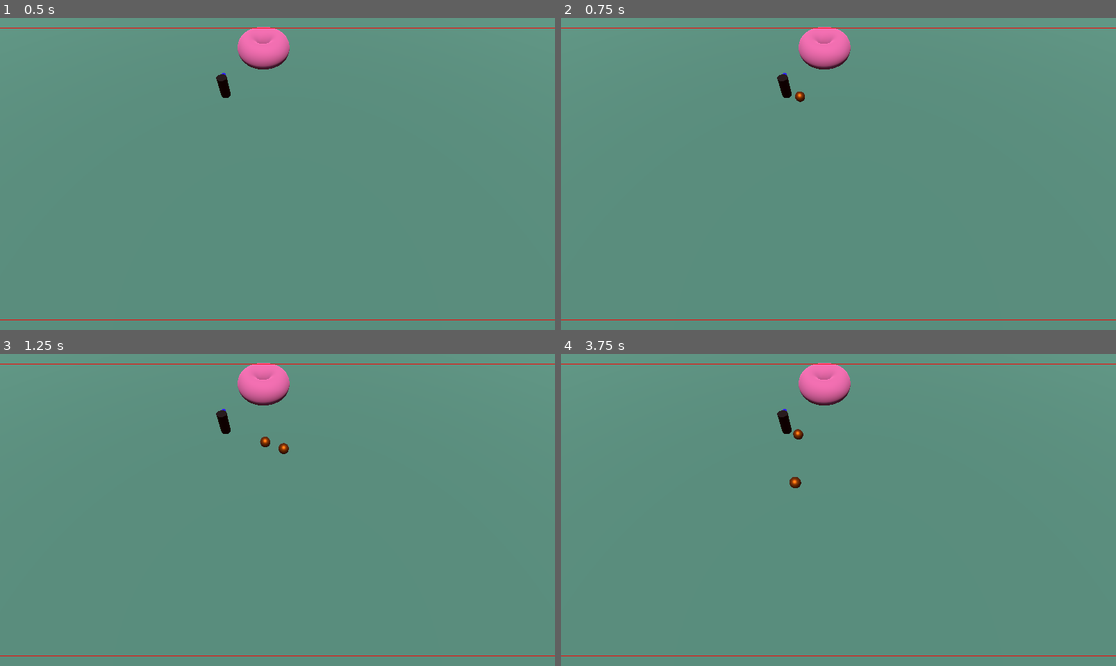
Above: before the commit, frames 1-4 (two rows, left to right).
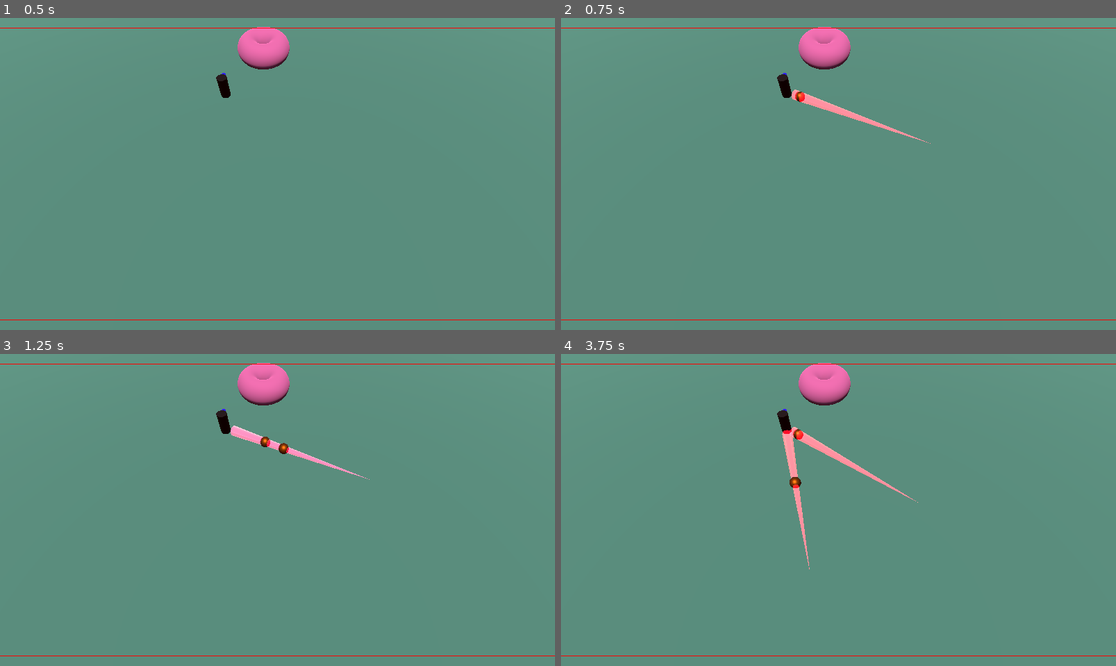
Above: after the commit, the same moments.

Repository: CoininDev/LigmadasLendas
Game: Godot game, scene res://cenas/cena_de_teste.tscn
Two runs of this game, one before a commit and one after it. Both use one fixed random seed, a clock stepped at 60 frames per second and the inputs below.
Inputs (mouse positions are in pixels of both pictures, inside the frame that each line leads up to):
- Up to frame 1 (0.5 s): no input
- Up to frame 2 (0.75 s): tap Enter at 0.5 s; move the mouse to (960, 158) at 0.52 s; hold Right (ui_right) from 0.53 s (still down); tap E (e) at 0.6 s
- Up to frame 3 (1.25 s): keep holding Right (ui_right); tap Q (q) at 0.8 s
- Up to frame 4 (3.75 s): move the mouse to (727, 525) at 1.27 s; release Right (ui_right) at 1.28 s; hold Down (ui_down) 1.28-2.03 s; tap Q (q) at 1.35 s; tap R (r) at 1.55, 2.1 s; move the mouse to (894, 441) at 2.02 s; hold Right (ui_right) 2.03-2.78 s; tap W (w) at 2.3, 2.85 s; move the mouse to (810, 572) at 2.77 s; hold Up (ui_up) 2.78-3.53 s; tap E (e) at 3.05, 3.6 s; move the mouse to (1005, 556) at 3.52 s; hold Left (ui_left) from 3.53 s (still down)

Frame 1 is identical in both runs. In frame 2, 0.4% of the frame differs, in the area x 41-67%, y 22-41%; in frame 3, 0.4%; in frame 4, 0.8%, in the area x 39-65%, y 23-70%.
Error after the commit: Invalid access to property or key 'position' on a base object of type 'null instance'. (res://scripts/targets/projectile.gd:16)

Commit message:
correção de bugs
corrigidos: distância personalizada do projétil target, movimento da câmera livre nos cantos, targets iniciarem no mouse

Diff:
--- a/scripts/CameraMan.gd
+++ b/scripts/CameraMan.gd
@@ -37,3 +37,28 @@
 	right=false
 func _on_left_mouse_exited():
 	left=false
+
+func _on_up_right_mouse_entered():
+	up = true
+	right = true
+func _on_up_left_mouse_entered():
+	up = true
+	left = true
+func _on_down_right_mouse_entered():
+	down = true
+	right = true
+func _on_down_left_mouse_entered():
+	down = true
+	left = true
+func _on_up_right_mouse_exited():
+	up = false
+	right = false
+func _on_up_left_mouse_exited():
+	up = false
+	left = false
+func _on_down_right_mouse_exited():
+	down = false
+	right = false
+func _on_down_left_mouse_exited():
+	down = false
+	left = false
--- a/scripts/targets/projectile.gd
+++ b/scripts/targets/projectile.gd
@@ -10,16 +10,14 @@
 var running = false
 
 func _ready():
+	positioning_phase()
 	$bullet/CollisionShape3D.shape.radius = properties["radius"]
 	$end.position.z = -properties["distance"]
-	#$end/MeshInstance3D.mesh.height = position.distance_to($bullet.position)
-	#$end/MeshInstance3D.position.z = position.distance_to($bullet.position)
+	$RangeShow.position.z = floor(-properties["distance"]/2)
+	$RangeShow.mesh.size.y = properties["distance"]
 func _process(delta):
 	if not running:
-		look_at(Vector3(mouse_pos().x,1,mouse_pos().z))
-		position.x = caster.position.x
-		position.z = caster.position.z
-		position.y = 1
+		positioning_phase()
 	if running:
 		run(delta)
 func mouse_pos():
@@ -40,7 +38,7 @@
 		running = true
 		if properties["graphics"]:
 			$bullet/MeshInstance3D.mesh = properties["graphics"]
-		$end/MeshInstance3D.visible = false
+		$RangeShow.visible = false
 func run(delta):
 	$bullet.translate(Vector3(0,0,-1) * properties["speed"] * delta)
 	position.y = 1
@@ -52,3 +50,10 @@
 		if body.is_in_group(group):
 			for effect in effects:
 				body.effects[effect] = effects[effect]
+
+
+func positioning_phase():
+	look_at(Vector3(mouse_pos().x,1,mouse_pos().z))
+	position.x = caster.position.x
+	position.z = caster.position.z
+	position.y = 1
--- a/scripts/targets/target_area.gd
+++ b/scripts/targets/target_area.gd
@@ -11,6 +11,9 @@
 var running = false
 
 func _ready():
+	move()
+	position = caster.position
+
 	$area/CollisionShape3D.shape.radius = properties["area_radius"]
 	$area/MeshInstance3D.mesh.radius = properties["area_radius"]
 	$area/MeshInstance3D.mesh.height = properties["area_radius"]
